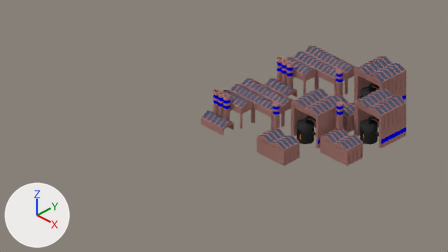
Renders of the Blender file Assets/Blender/Industries/steelmill.blend from each side of a commit.
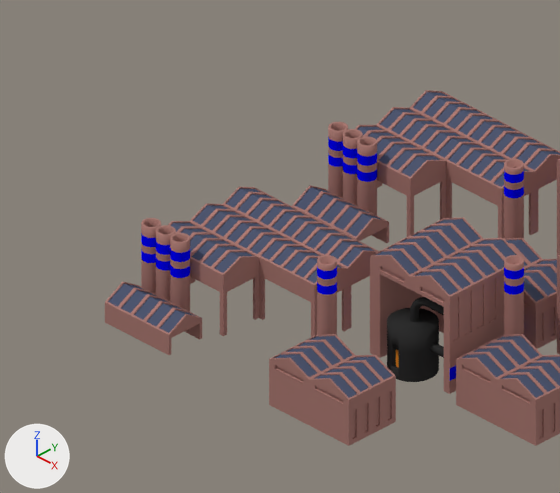
Each version is shown from the file's camera 'Camera', then close up on the part from 37% to 79% of the width and 6% to 72% of the height. Arrows for +X, +Y and +Z are at lower left; the lights stay in place.

The older version as bpy lines, for what is in view:
```python
me_cube_004 = bpy.data.meshes.new('Cube.004')
me_cube_004.from_pydata(...)  # 104 vertices, 97 faces; spans x -0.25..1.124, y -0.308..0.401, z -0.25..0.309
# faces by material slot: [87, 10]
me_cube_004.materials.append(mat_brick)  # brown #a87972
me_cube_004.materials.append(mat_roof_002)  # dark blue #4f566f
me_cube_009 = bpy.data.meshes.new('Cube.009')
me_cube_009.from_pydata(...)  # 104 vertices, 97 faces; spans x -0.25..1.124, y -0.308..0.401, z -0.25..0.309
# faces by material slot: [87, 10]
me_cube_009.materials.append(mat_brick)  # brown #a87972
me_cube_009.materials.append(mat_roof_002)  # dark blue #4f566f
me_cylinder = bpy.data.meshes.new('Cylinder')
me_cylinder.from_pydata(...)  # 144 vertices, 129 faces; spans x -0.15..0.15, y -0.15..0.15, z -1.0..1.08
# faces by material slot: [96, 32, 1]
me_cylinder.materials.append(mat_brick)  # brown #a87972
me_cylinder.materials.append(mat_company)  # blue #0000ff
me_cylinder.materials.append(mat_chimmeyhole)  # black #000000
ob_bigchimmey = bpy.data.objects.new('BigChimmey', me_cylinder)
ob_bigchimmey.location = (3.18, 0.41, 1.0)
ob_smallshed = bpy.data.objects.new('SmallShed', me_cube_004)
ob_smallshed.location = (-0.1, -0.51, 0.25)
ob_smallshed_001 = bpy.data.objects.new('SmallShed.001', me_cube_009)
ob_smallshed_001.location = (-0.1, 3.49, 0.25)
# also in view: 'LargeShed' at (3.98, -0.28, 0.5); 'BigChimmey.002' at (5.18, 2.4, 1.04); 'ChimneySet' at (0.13, 0.01, 0.74); 'ChimneySet.001' at (0.13, 4.01, 0.74); 'LargeShed.002' at (5.98, 1.72, 0.5)
```
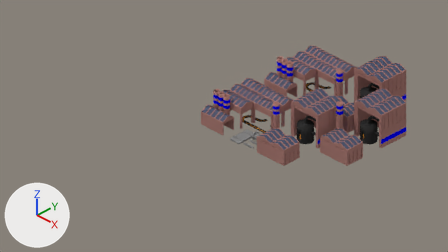
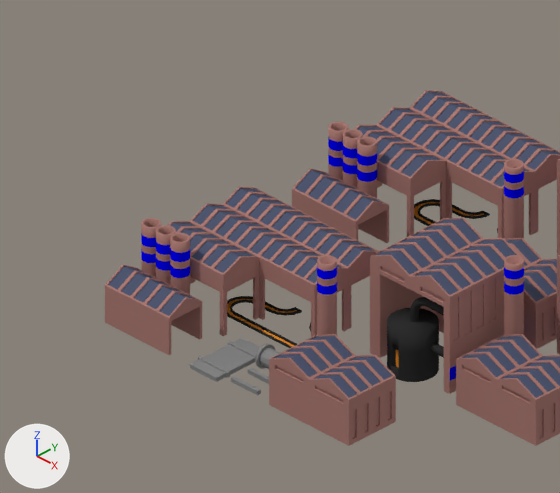
The newer file is also turned or shifted as a whole; pictures and numbers use the older file's frame.

Edits to the bpy script that builds the scene:
```text
Add mat_steel:
    mat_steel = diffuse_material('steel')
    mat_steel.base_color = (0.237, 0.237, 0.237)  # grey #868686
Change me_cube_009:
    where me_cube_009.from_pydata(...)  # 104 vertices, 97 faces; spans x -0.25..1.124, y -0.308..0.401, z -0.25..0.309
    used by ob_smallshed_001; location = (-0.1, 3.49, 0.25)
    me_cube_009 part 1: all 96 vertices in x -0.25..1.124, y -0.308..0.401, z 0.037..0.309 are moved by (0.0, 0.0, 0.3)
Change me_cube_004:
    where me_cube_004.from_pydata(...)  # 104 vertices, 97 faces; spans x -0.25..1.124, y -0.308..0.401, z -0.25..0.309
    used by ob_smallshed; location = (-0.1, -0.51, 0.25)
    me_cube_004 part 2: all 96 vertices in x -0.25..1.124, y -0.308..0.401, z 0.037..0.309 are moved by (0.0, 0.0, 0.3)
Add me_cylinder_002:
    me_cylinder_002.from_pydata(...)  # 216 vertices, 203 faces; spans x -1.502..-0.19, y -0.2..0.2, z 1.071..2.175
    me_cylinder_002.materials.append(mat_steel)  # grey #868686
Add me_circle:
    me_circle.from_pydata(...)  # 224 vertices, 195 faces; spans x -1.87..0.34, y -0.34..0.54, z 0.0..0.03
    # faces by material slot: [168, 27]
    me_circle.materials.append(mat_metal)  # black #313131
    me_circle.materials.append(mat_molteniron)  # orange #e7902b
Add ob_drum_001:
    ob_drum_001 = bpy.data.objects.new('Drum.001', me_cylinder_002)
    ob_drum_001.location = (3.0, 1.3, 0.16)
    ob_drum_001.rotation_euler = (1.571, 0.0, 0.0)  # degrees (90, 0, 0)
Add ob_circle:
    ob_circle = bpy.data.objects.new('Circle', me_circle)
    ob_circle.location = (2.41, 0.95, 0.0)
Add ob_circle_001:
    ob_circle_001 = bpy.data.objects.new('Circle.001', me_circle.copy())
    ob_circle_001.location = (2.41, 4.97, 0.0)
```

Pixel boxes (x1, y1, x2, y2) of what changed, in the close-ups (560 x 493 px):
'SmallShed', reshaped (23% taller)
    before: (105, 282, 202, 355)
    after: (105, 265, 202, 355)
'SmallShed.001', reshaped (29% taller)
    before: (292, 185, 389, 243)
    after: (292, 168, 389, 243)
'Drum.001', added
    after: (190, 338, 280, 395)
'Circle', added
    after: (227, 296, 311, 348)
    faces in mat_metal (black #313131): (227, 296, 311, 348)
    faces in mat_molteniron (orange #e7902b): (227, 299, 296, 347)
'Circle.001', added
    after: (414, 199, 498, 233)
    faces in mat_metal (black #313131): (414, 199, 498, 233)
    faces in mat_molteniron (orange #e7902b): (414, 202, 484, 225)
